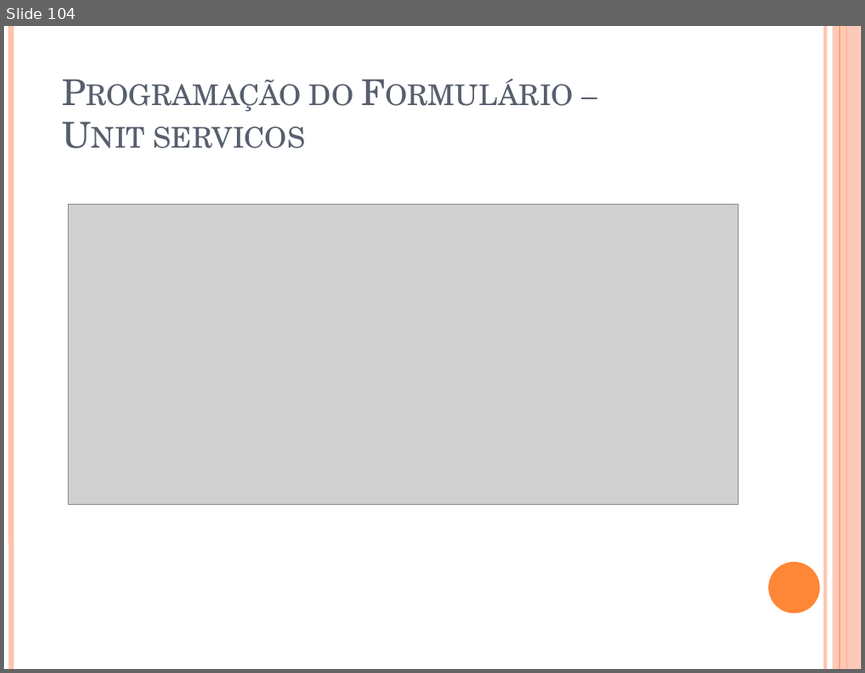
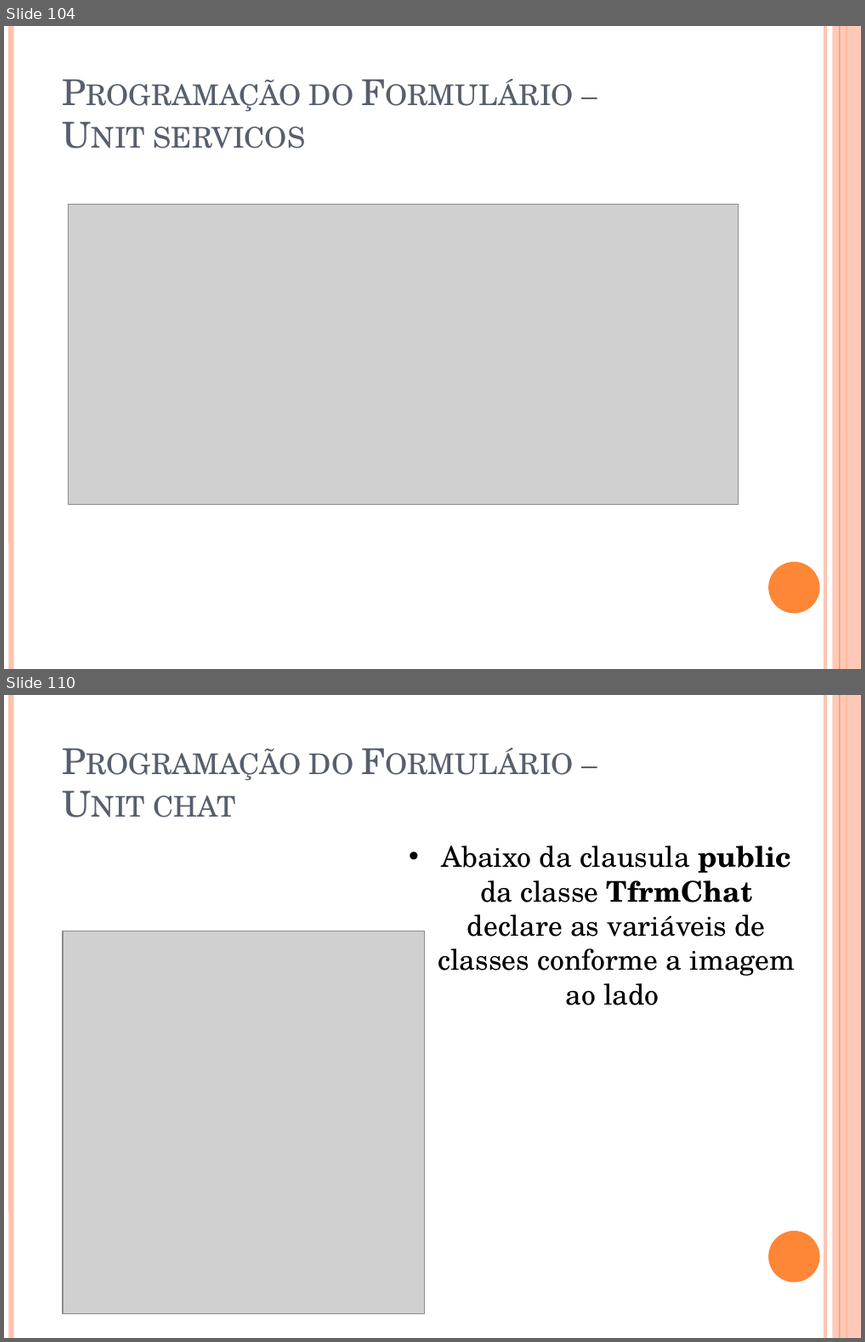
Before and after one commit to igorscandido/Conexao-Bluetooth-usando-Delphi, a slide deck: Stuff/Conexão Bluetooth usando Delphi.pptx. Shown one above the other, each under a label of ours: slide 104 before the commit, slides 104 and 110 after it; the slides between them are not shown. The pictures are 865x673 and 865x1342 pixels, drawn with LibreOffice and Linux fonts; fonts in the diff are those of the drawing; grey boxes stand for pictures. Boxes give left, top, right and bottom in pixels: in the first picture for what was removed or moved away, otherwise in the second. Text is boxed around its words. In the diff, an @@ line names an element or a change of style, - is before the commit and + after.

Commit message:
Started Chat Form Programming

```diff
--- a/Stuff/Conexão Bluetooth usando Delphi.pptx
+++ b/Stuff/Conexão Bluetooth usando Delphi.pptx
@@ slide 110 added at (4,695,861,1338), background #FFFFFF; not listed: 6 template elements that a slide beside it also shows @@
@@ title added at (154,753,353,817), 30 pt, text #575F6D, small capitals @@
+Programação do Formulário –
+Unit chat
@@ text added at (438,845,795,1005), 24 pt, text #000000 @@
+• Abaixo da clausula public da classe TfrmChat declare as variáveis de classes conforme a imagem ao lado
@@ picture added at (64,930,425,1313) @@
```
Also in this commit, not shown: 1 slide changed, 9 other slides added, 28 other files.
